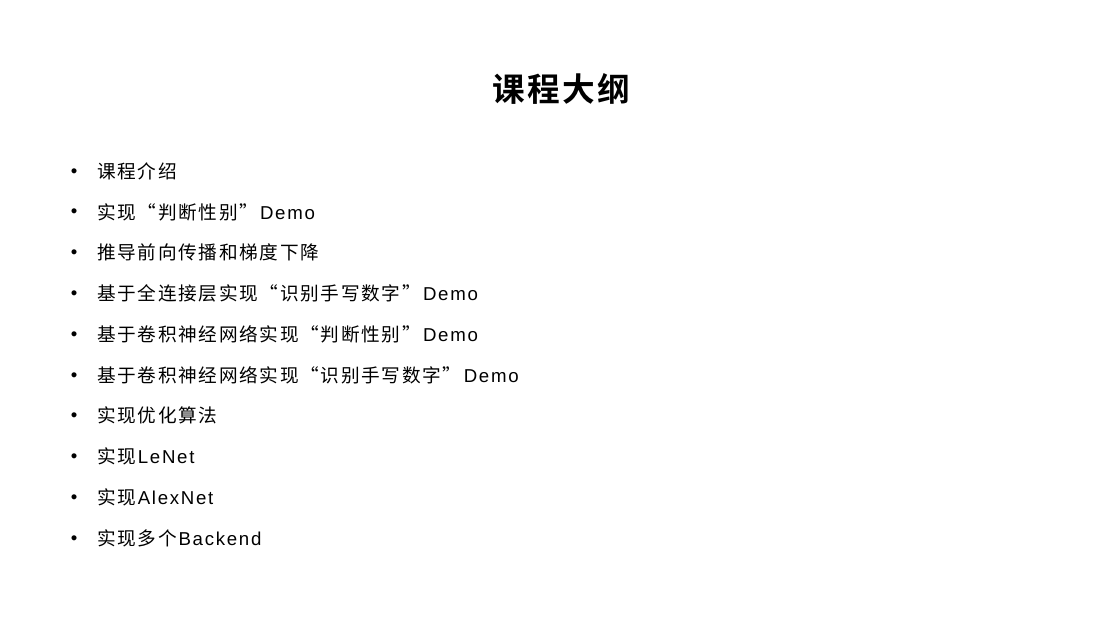
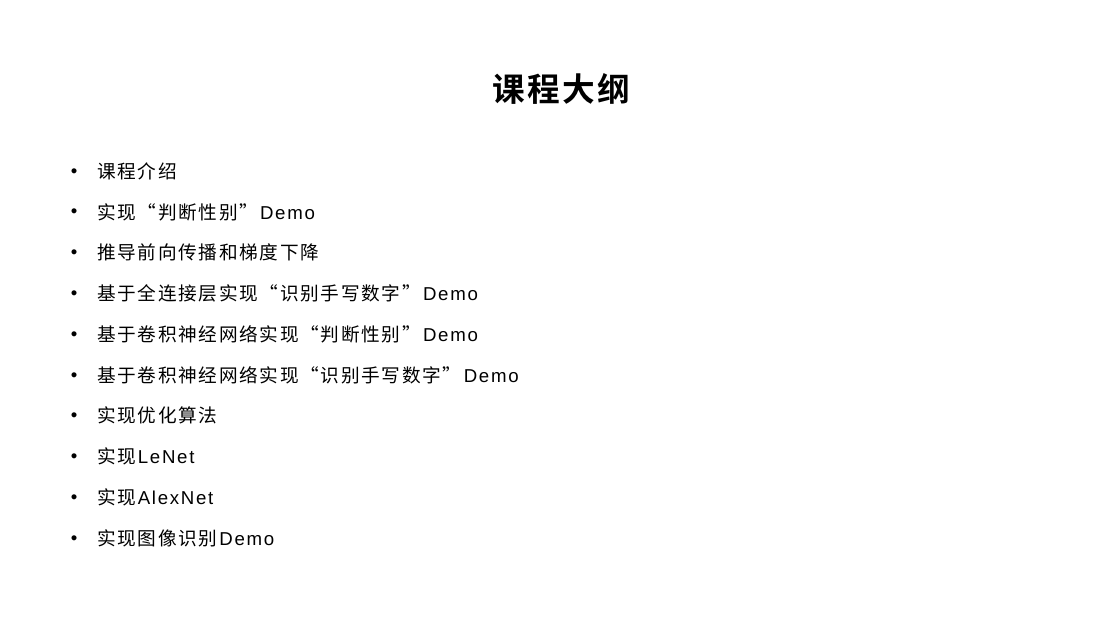
Before and after one commit to yyc-git/DeepLearningEdu, a slide deck: slide 10 of lessons/1_introduce/ppt/课程介绍.pptx. Drawn at 1120x630 pixels with LibreOffice and Linux fonts; fonts in the diff are those of the drawing; background and template pictures are left out. Boxes give left, top, right and bottom in pixels: in the first picture for what was removed or moved away, otherwise in the second. Text is boxed around its words. In the diff, an @@ line names an element or a change of style, - is before the commit and + after.

```diff
--- a/lessons/1_introduce/ppt/课程介绍.pptx
+++ b/lessons/1_introduce/ppt/课程介绍.pptx
@@ text at (97, 529, 274, 547): text changed @@
-• 实现多个Backend
+• 实现图像识别Demo
```
Also in this commit, not shown: 2 other slides changed.
